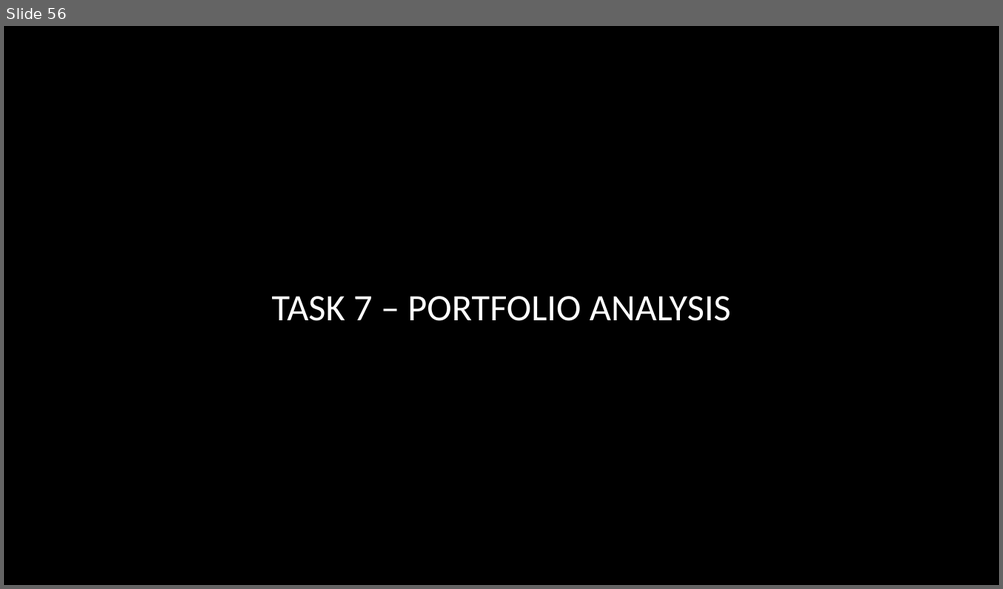
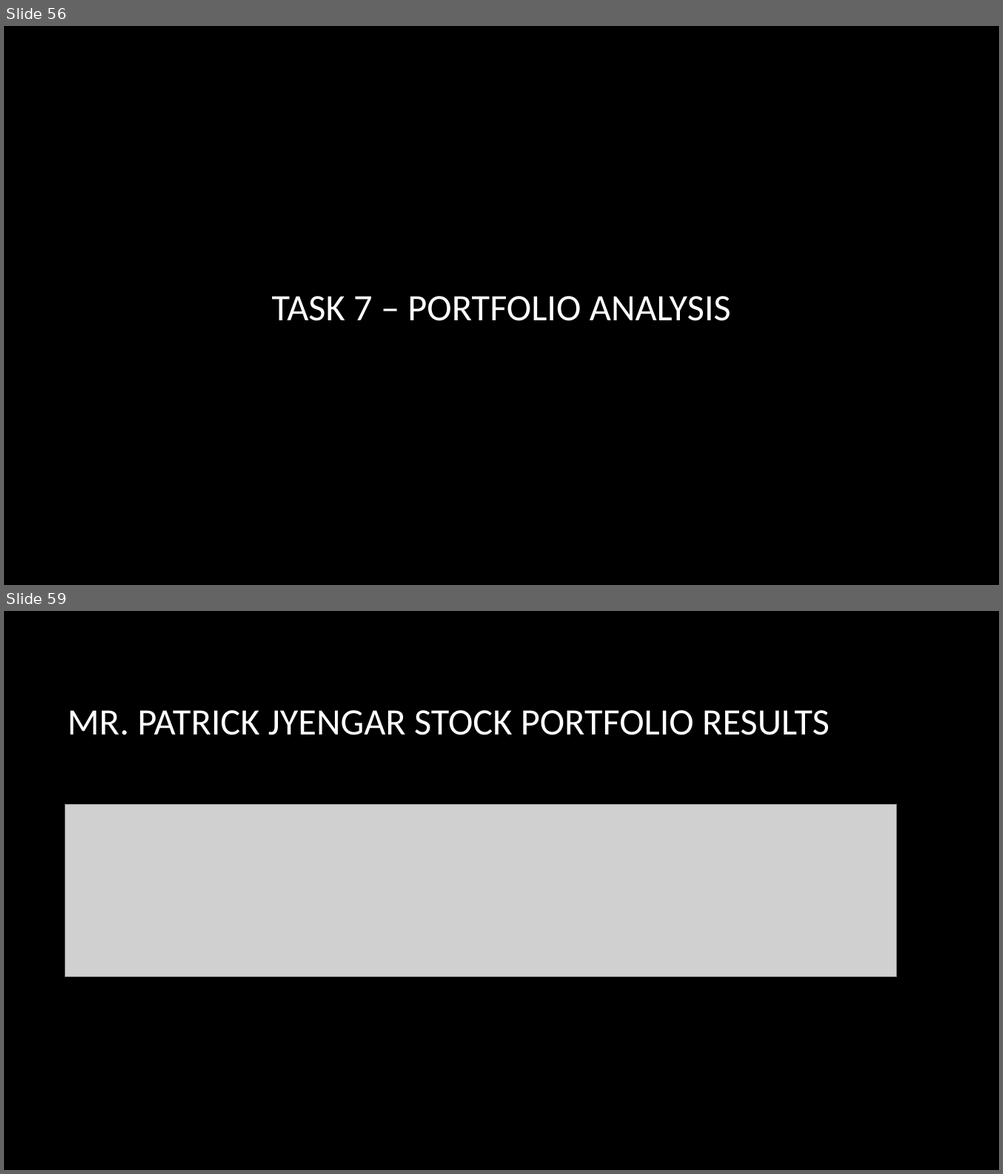
Before and after one commit to jacobsimonareickal/finance-and-risk-analytics, a slide deck: Presentation/Finance and Risk Analytics (Jacob).pptx. Shown one above the other, each under a label of ours: slide 56 before the commit, slides 56 and 59 after it; the slides between them are not shown. The pictures are 1003x589 and 1003x1174 pixels, drawn with LibreOffice and Linux fonts; fonts in the diff are those of the drawing; grey boxes stand for pictures; background and template pictures are left out. Boxes give left, top, right and bottom in pixels: in the first picture for what was removed or moved away, otherwise in the second. Text is boxed around its words. In the diff, an @@ line names an element or a change of style, - is before the commit and + after.

```diff
--- a/Presentation/Finance and Risk Analytics (Jacob).pptx
+++ b/Presentation/Finance and Risk Analytics (Jacob).pptx
@@ slide 59 added at box(4, 611, 999, 1170), background picture (left out) @@
@@ title added at box(68, 710, 829, 735), 36 pt, text #FFFFFF @@
+MR. PATRICK JYENGAR STOCK PORTFOLIO RESULTS
@@ picture added at box(65, 805, 896, 977) @@
```
Also in this commit, not shown: 1 slide changed, 5 other slides added, 3 other files.
